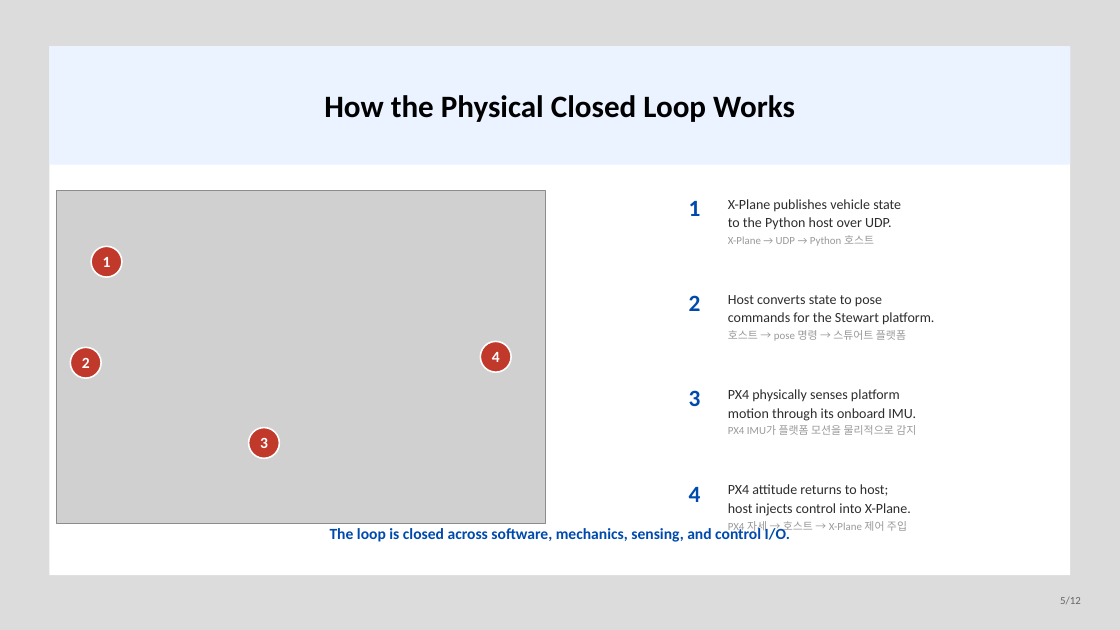
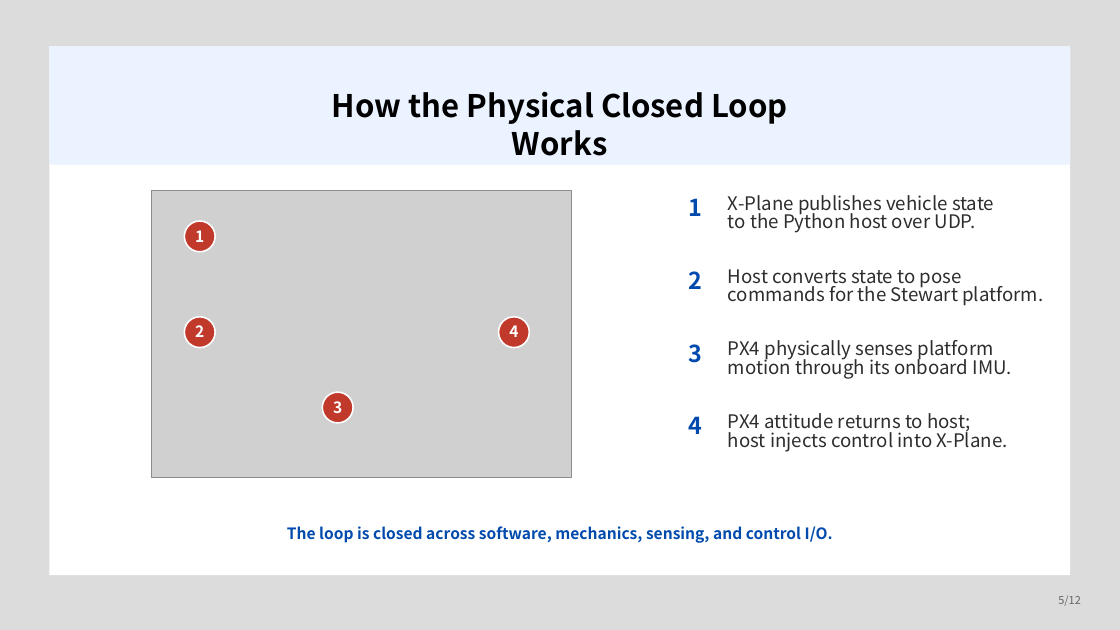
Before and after one commit to banana99ou/Stewart-Platform, a slide deck: slide 5 of presentation/KSAS_Spring2026_Presentation.pptx. Drawn at 1120x630 pixels with LibreOffice and Linux fonts; fonts in the diff are those of the drawing; grey boxes stand for pictures. Boxes give left, top, right and bottom in pixels: in the first picture for what was removed or moved away, otherwise in the second. Text is boxed around its words. In the diff, an @@ line names an element or a change of style, - is before the commit and + after.

```diff
--- a/presentation/KSAS_Spring2026_Presentation.pptx
+++ b/presentation/KSAS_Spring2026_Presentation.pptx
@@ picture: place and size @@
-picture at [56,190,545,524]
+picture at [151,190,572,477]
@@ ellipse "1": place and size @@
-ellipse "1" at [91,246,122,277]
+ellipse "1" at [184,221,215,252]
@@ text at [728,236,874,246]: paragraph removed @@
-X-Plane → UDP → Python 호스트
@@ text "2": place and size @@
-text "2" at [689,295,701,311]
+text "2" at [689,271,703,289]
@@ text "Host converts state to pose ...": place and size @@
-text "Host converts state to pose ..." at [728,295,934,340]
+text "Host converts state to pose ..." at [728,269,1043,306]
@@ font Calibri to Noto Sans CJK KR in 11 elements at [332,91,787,156], [689,198,703,216], [287,526,833,543], [1058,596,1080,606], [689,271,703,289], [498,317,529,348], [689,344,703,363], [689,416,703,434], [322,392,353,423], [184,221,215,252], [184,317,215,348] @@
@@ ellipse "2": place and size @@
-ellipse "2" at [71,347,101,378]
+ellipse "2" at [184,317,215,348]
@@ ellipse "4": place and size @@
-ellipse "4" at [480,342,511,372]
+ellipse "4" at [498,317,529,348]
@@ text "3": place and size @@
-text "3" at [689,390,701,406]
+text "3" at [689,344,703,363]
@@ text "PX4 physically senses platform motion ...": place and size @@
-text "PX4 physically senses platform motion ..." at [728,389,916,435]
+text "PX4 physically senses platform motion ..." at [728,340,1012,379]
@@ size 18 to 24 pt, font Calibri to Noto Sans CJK KR in 4 elements at [728,195,994,233], [728,269,1043,306], [728,413,1008,452], [728,340,1012,379] @@
@@ text at [728,330,906,340]: paragraph removed @@
-호스트 → pose 명령 → 스튜어트 플랫폼
@@ ellipse "3": place and size @@
-ellipse "3" at [249,427,279,458]
+ellipse "3" at [322,392,353,423]
@@ text "4": place and size @@
-text "4" at [689,487,701,502]
+text "4" at [689,416,703,434]
@@ text "PX4 attitude returns to host; ...": place and size @@
-text "PX4 attitude returns to host; ..." at [728,484,911,533]
+text "PX4 attitude returns to host; ..." at [728,413,1008,452]
@@ text at [728,425,916,435]: paragraph removed @@
-PX4 IMU가 플랫폼 모션을 물리적으로 감지
@@ text at [728,521,907,533]: paragraph removed @@
-PX4 자세 → 호스트 → X-Plane 제어 주입
```
Also in this commit, not shown: 11 other slides changed, 7 other files.
